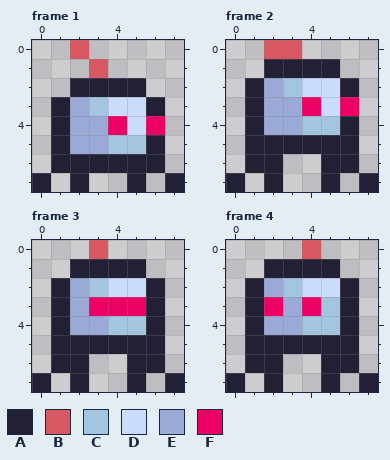
Two states of a pixel-art file, asset_source/images/player.ase. The first picture shows the starting point.
8x8 pixels, 12 frames. Shown: frame 1, frame 2, frame 3, frame 4. The commit also changed other frames, which this record leaves out.
Palette (. is transparent): A #222034  B #d95763  C #a2c5e0  D #cbdbfc  E #9aa9d6  F #ed0063
Pixels before, frame 1, first column x 0:
0 ..B.....
1 ...B....
2 ..AAAA..
3 .AECDDA.
4 .AEEFDF.
5 .AEECCA.
6 .AAAAAA.
7 A.A..A.A
Pixels before, frame 2, first column x 0:
0 ..BB....
1 ..AAAA..
2 .AECDDA.
3 .AEEFDF.
4 .AEECCA.
5 .AAAAAA.
6 .AA..AA.
7 A.A..A.A
Pixels before, frame 3, first column x 0:
0 ...B....
1 ..AAAA..
2 .AECDDA.
3 .AEFFFA.
4 .AEECCA.
5 .AAAAAA.
6 .AA..AA.
7 A.A..A.A
Pixels before, frame 4, first column x 0:
0 ....B...
1 ..AAAA..
2 .AECDDA.
3 .AFEFCA.
4 .AEECCA.
5 .AAAAAA.
6 .AA..AA.
7 A.A..A.A
Once edited:
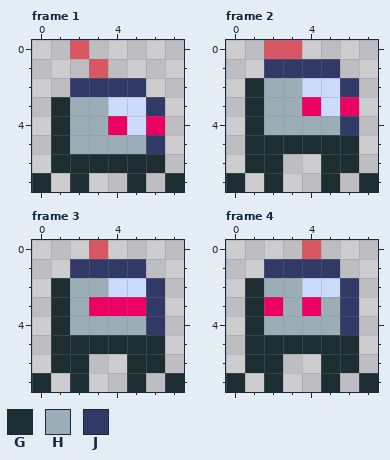
Colours new in this view: G #1d2e33  H #9badb7  J #313a66
The edit:
Changed rows in their new state; - is an unchanged pixel.
Frame 1:
first column x 0:
2 --JJJJ--
3 -GHH--J-
4 -GHH----
5 -GHHHHJ-
6 -GGGGGG-
7 G-G--G-G
Frame 2:
first column x 0:
1 --JJJJ--
2 -GHH--J-
3 -GHH----
4 -GHHHHJ-
5 -GGGGGG-
6 -GG--GG-
7 G-G--G-G
Frame 3:
first column x 0:
1 --JJJJ--
2 -GHH--J-
3 -GH---J-
4 -GHHHHJ-
5 -GGGGGG-
6 -GG--GG-
7 G-G--G-G
Frame 4:
first column x 0:
1 --JJJJ--
2 -GHH--J-
3 -G-H-HJ-
4 -GHHHHJ-
5 -GGGGGG-
6 -GG--GG-
7 G-G--G-G
Changed places in both pictures, as pixel boxes (x1, y1, x2, y2):
changed: (32, 78, 184, 192)
changed: (226, 59, 378, 192)
changed: (32, 259, 184, 392)
changed: (226, 259, 378, 392)
